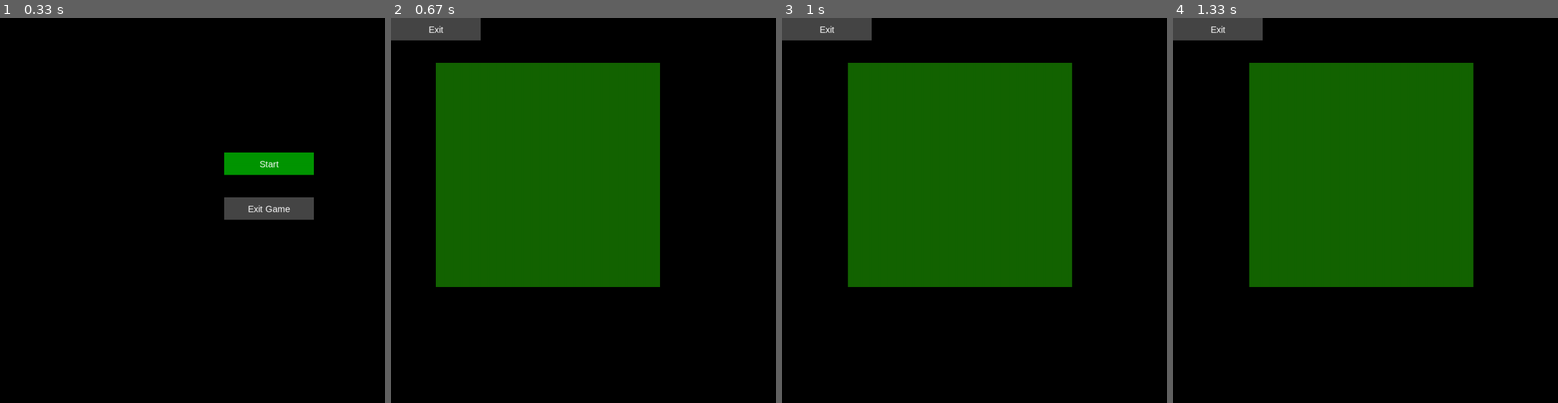
Above: before the commit, frames 1-4 (left to right).
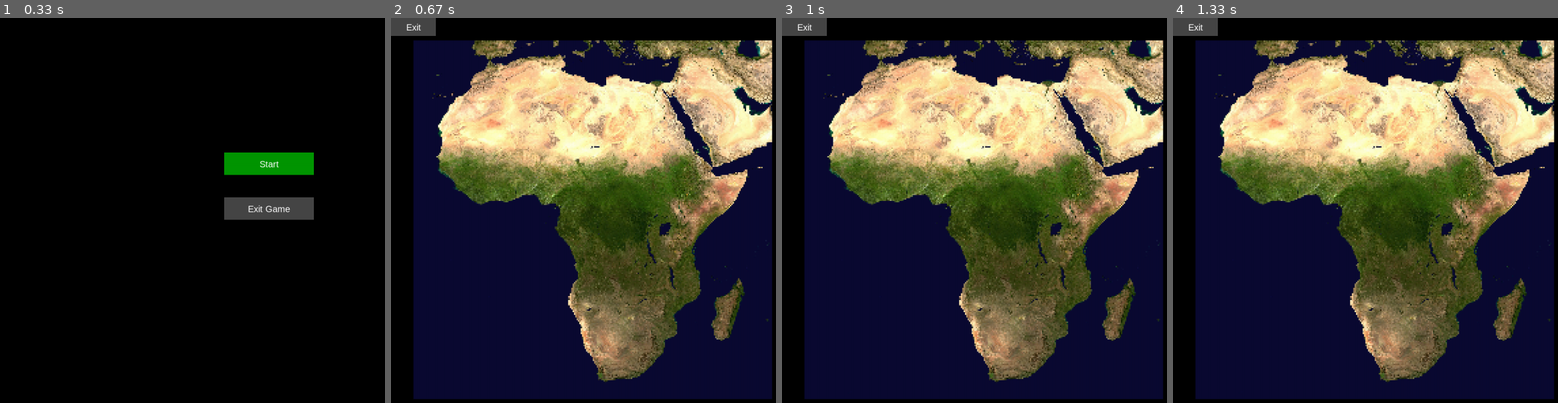
Above: after the commit, the same moments.

Repository: Fiteropp/Pygame-Lentokenttapeli-Projekti
Game: pygame game, started from src/main.py
Two runs of this game, one before a commit and one after it. Both use one fixed random seed, a clock stepped at 60 frames per second and the inputs below.
Inputs:
- Up to frame 1 (0.33 s): no input
- Up to frame 2 (0.67 s): click "Start" at 0.38 s
- Up to frame 3 (1 s): hold D from 0.67 s (still down)
- Up to frame 4 (1.33 s): release D at 1.13 s

Frame 1 is identical in both runs. In frame 2, 87% of the frame differs, in the area x 0-100%, y 0-99%; in frame 3, 87%; in frame 4, 87%.

Commit message:
Add better map bounds detection, better zoom, map texture, fixed z-index draw order

Diff:
--- a/src/assets.py
+++ b/src/assets.py
@@ -1,3 +1,5 @@
+import os.path
+
 import pygame
 
 import events as ev
@@ -20,10 +22,12 @@
         self.images: dict[str, pygame.Surface] = {}
         self.is_loaded = False
 
+
     def notify(self, event):
         if isinstance(event, ev.PygameReadyEvent):
             self.load()
             self.ev_manager.post(ev.AssetsReadyEvent())
+
 
     def load(self):
         """
@@ -34,9 +38,10 @@
         self.fonts["heading"] = pygame.font.SysFont("Arial", 36, bold=True)
         self.fonts["small"] = pygame.font.SysFont("Arial", 14)
 
-        # self.images["logo"] = pygame.image.load("assets/logo.png").convert_alpha()
+        self.images["map"] = pygame.image.load(os.path.join('src', 'assets', 'map-264.png')).convert_alpha()
 
         self.is_loaded = True
+
 
     def font(self, name: str) -> pygame.font.Font:
         """
@@ -50,3 +55,14 @@
         except KeyError:
             raise KeyError(f"No font registered under '{name}'. "
                             f"Available: {list(self.fonts)}") from None
+
+
+    def image(self, name: str) -> pygame.Surface:
+        if not self.is_loaded:
+            raise RuntimeError("Assets.image() called before load()")
+        try:
+            return self.images[name]
+        except KeyError:
+            raise KeyError(
+                f"No image registered under '{name}'. Available: {list(self.images)}"
+            ) from None
--- a/src/controllers/map_controller.py
+++ b/src/controllers/map_controller.py
@@ -5,7 +5,7 @@
 
 class MapController:
 
-    SPEED = 150
+    SPEED = 300
 
     def __init__(self, ev_manager):
 
@@ -15,6 +15,8 @@
     def notify(self, event):
         match event:
             case events.TickEvent():
+                if not pygame.display.get_init():
+                    return
                 keys = pygame.key.get_pressed()
                 vel_dx = (keys[pygame.K_d] - keys[pygame.K_a]) * self.SPEED * event.dt
                 vel_dy = (keys[pygame.K_s] - keys[pygame.K_w]) * self.SPEED * event.dt
--- a/src/model.py
+++ b/src/model.py
@@ -43,3 +43,5 @@
         while self.running:
             dt =  clock.tick(self.target_fps) / 1000.0
             self.ev_manager.post(ev.TickEvent(dt))
+
+        pygame.quit()
--- a/src/scenes/__init__.py
+++ b/src/scenes/__init__.py
@@ -13,21 +13,18 @@
         self.assets = assets
         self.elements: list[UIElement] = []
 
-
     def add(self, element: UIElement) -> UIElement:
         self.elements.append(element)
         return element
 
-
     def enter(self):
+        self.elements.sort(key=lambda e: e.z_index)
         for e in self.elements:
             self.ui_manager.add(e)
-
 
     def exit(self):
         for e in self.elements:
             self.ui_manager.remove(e)
-
 
     def draw(self, screen):
         for element in self.elements:
--- a/src/scenes/gameplay_scene.py
+++ b/src/scenes/gameplay_scene.py
@@ -13,11 +13,12 @@
         self.exit_button = None
         self.game_map = None
         self.map_surface = None
+        self.map_container = None
 
     def enter(self):
         if self.exit_button is None:
             self.exit_button = Button(
-                pygame.Rect(0, 0, 200, 50),
+                pygame.Rect(0, 0, 100, 40),
                 callback=lambda: self.ev_manager.post(
                     game_events.ChangeSceneEvent("menu")
                 ),
@@ -31,10 +32,20 @@
             self.map_controller = MapController(self.ev_manager)
 
         if self.map_surface is None:
-            self.map_surface = pygame.Rect(100, 100, 500, 500)
+            self.map_surface = pygame.Rect(50, 50, 800, 800)
+
+        if self.map_container is None:
+            self.map_container = pygame.Rect(50, 50, 800, 800)
 
         if self.game_map is None:
-            self.game_map = Map(rect=self.map_surface, z_index=1, ev_manager=self.ev_manager, color=(20, 100, 0))
+            self.game_map = Map(
+                rect=self.map_surface,
+                z_index=1,
+                ev_manager=self.ev_manager,
+                color=(20, 100, 0),
+                container=self.map_container,
+                texture=self.assets.image("map"),
+            )
             self.elements.append(self.game_map)
 
         super().enter()
--- a/src/ui/map.py
+++ b/src/ui/map.py
@@ -7,46 +7,111 @@
 
 class Map(UIElement):
 
-    def __init__(self, rect, z_index, ev_manager, color):
+    def __init__(self, rect, z_index, ev_manager, color, container, texture):
+        """
+        :param container: pygame.Rect — the visible viewport the map must always fully cover.
+        """
         super().__init__(rect, z_index)
         self.ev_manager = ev_manager
         ev_manager.register_listener(self)
 
         self.color = color
-        self.pos_dx = 0.0
-        self.pos_dy = 0.0
-        self.origin_x = rect.x
-        self.origin_y = rect.y
+        self.container = container
+
+        self.original_x = float(rect.x)
+        self.original_y = float(rect.y)
+        self.x = float(rect.x)
+        self.y = float(rect.y)
+        self.w = float(rect.w)
+        self.h = float(rect.h)
+
         self.map_surface = rect
+        self.texture = texture
+        self._scaled_texture = None
+        self._scaled_size = None
+
+        self.min_zoom_w = container.w
+        self.min_zoom_h = container.h
 
     def notify(self, event):
-        """
-        :param event: Called by an event in the message queue
-        """
-
         match event:
             case game_events.MapMoveEvent():
-                self.pos_dx += event.dx
-                self.pos_dy += event.dy
+                self.x += event.dx
+                self.y += event.dy
+                self._apply()
 
-                self.map_surface.x = round(self.pos_dx) + self.origin_x
-                self.map_surface.y = round(self.pos_dy) + self.origin_y
+            case events.MouseScrollEvent():
+                factor = (event.scroll_y + 10) / 10
+                self._zoom(factor, event.pos)
 
             case game_events.MapScaleEvent():
                 factor = event.zoom
+                self._zoom(factor, [0,0])
 
-                self.map_surface.scale_by_ip(factor, factor)
 
-            case events.MouseScrollEvent():
-                factor = (event.scroll_y + 10) / 10
-                print(factor)
-                self.map_surface.scale_by_ip(factor, factor)
-                print(self.map_surface)
 
-            case game_events.ChangeSceneEvent("game"):
-                self.pos_dx = 0.0
-                self.pos_dy = 0.0
+    def _zoom(self, factor, anchor):
+        """
+        Scale the map by factor, zooming is centered under the cursor.
+        """
+        new_w = max(self.w * factor, self.min_zoom_w)
+        new_h = max(self.h * factor, self.min_zoom_h)
+
+        # Keep the point under the cursor in the same place after resizing.
+        rel_x = (anchor[0] - self.x) / self.w
+        rel_y = (anchor[1] - self.y) / self.h
+
+        self.x = anchor[0] - rel_x * new_w
+        self.y = anchor[1] - rel_y * new_h
+        self.w = new_w
+        self.h = new_h
+
+        self._apply()
+
+    def _apply(self):
+        """
+        Write the float state into map_surface, then clamp to container
+        """
+        self.map_surface.x = round(self.x)
+        self.map_surface.y = round(self.y)
+        self.map_surface.w = round(self.w)
+        self.map_surface.h = round(self.h)
+
+        self._clamp_to_container()
+
+        self.x = self.map_surface.x
+        self.y = self.map_surface.y
+
+    def _clamp_to_container(self):
+        rect, container = self.map_surface, self.container
+
+        if rect.width <= container.width:
+            rect.centerx = container.centerx
+        else:
+            if rect.left > container.left:
+                rect.left = container.left
+            if rect.right < container.right:
+                rect.right = container.right
+
+        if rect.height <= container.height:
+            rect.centery = container.centery
+        else:
+            if rect.top > container.top:
+                rect.top = container.top
+            if rect.bottom < container.bottom:
+                rect.bottom = container.bottom
 
     def draw(self, screen):
-        color = self.color
-        pygame.draw.rect(screen, color, self.map_surface)
+        previous_clip = screen.get_clip()
+        screen.set_clip(self.container)
+
+        current_size = self.map_surface.size
+        if current_size != self._scaled_size:
+            self._scaled_texture = pygame.transform.scale(
+                self.texture, current_size
+            )
+            self._scaled_size = current_size
+
+        screen.blit(self._scaled_texture, self.map_surface.topleft)
+
+        screen.set_clip(previous_clip)
--- a/src/view.py
+++ b/src/view.py
@@ -41,9 +41,8 @@
                 self.initialize()
 
             case events.QuitEvent():
-                # Shut down graphics
                 self.is_initialized = False
-                pygame.quit()
+
 
             case events.TickEvent():
                 if not self.is_initialized:
Binary file added: src/assets/map-264.png
